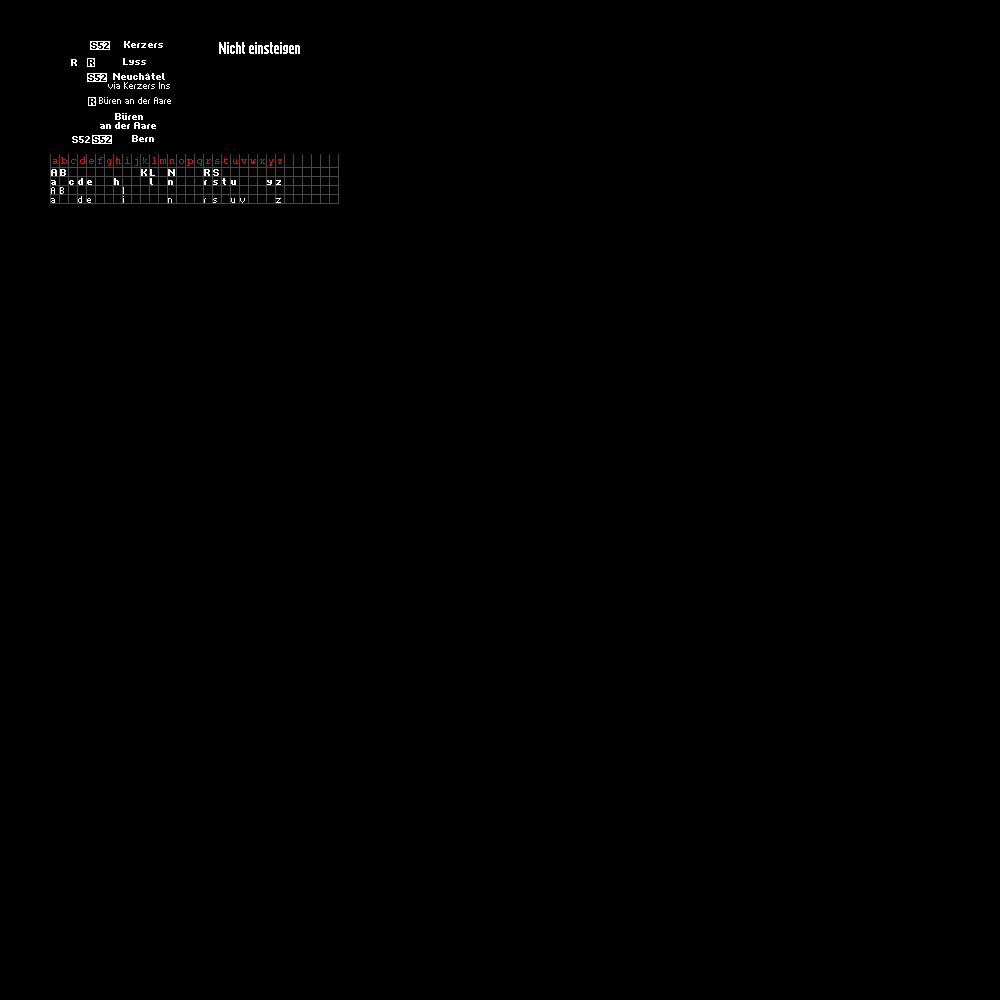
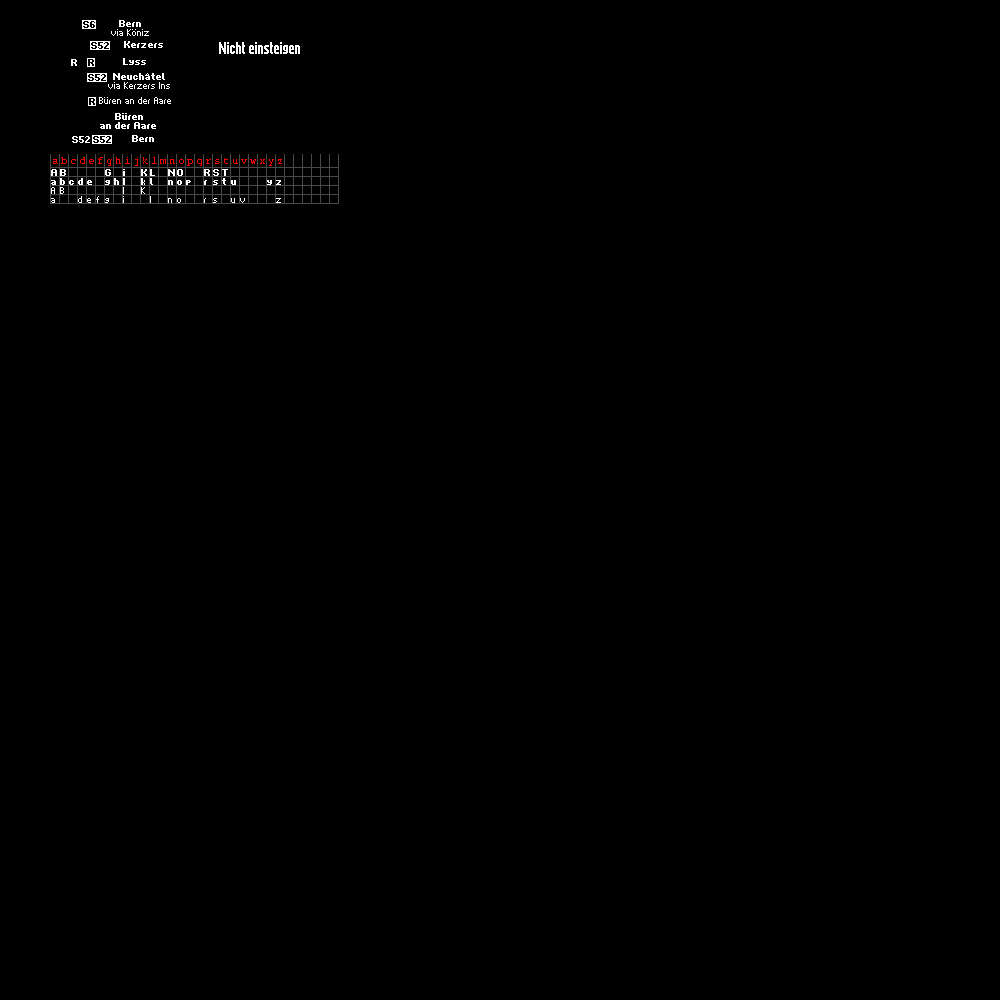
Comparing the layer stacks of the two 1000x1000 images. Changes:
painted on "Background" over [60, 20, 228, 203]
